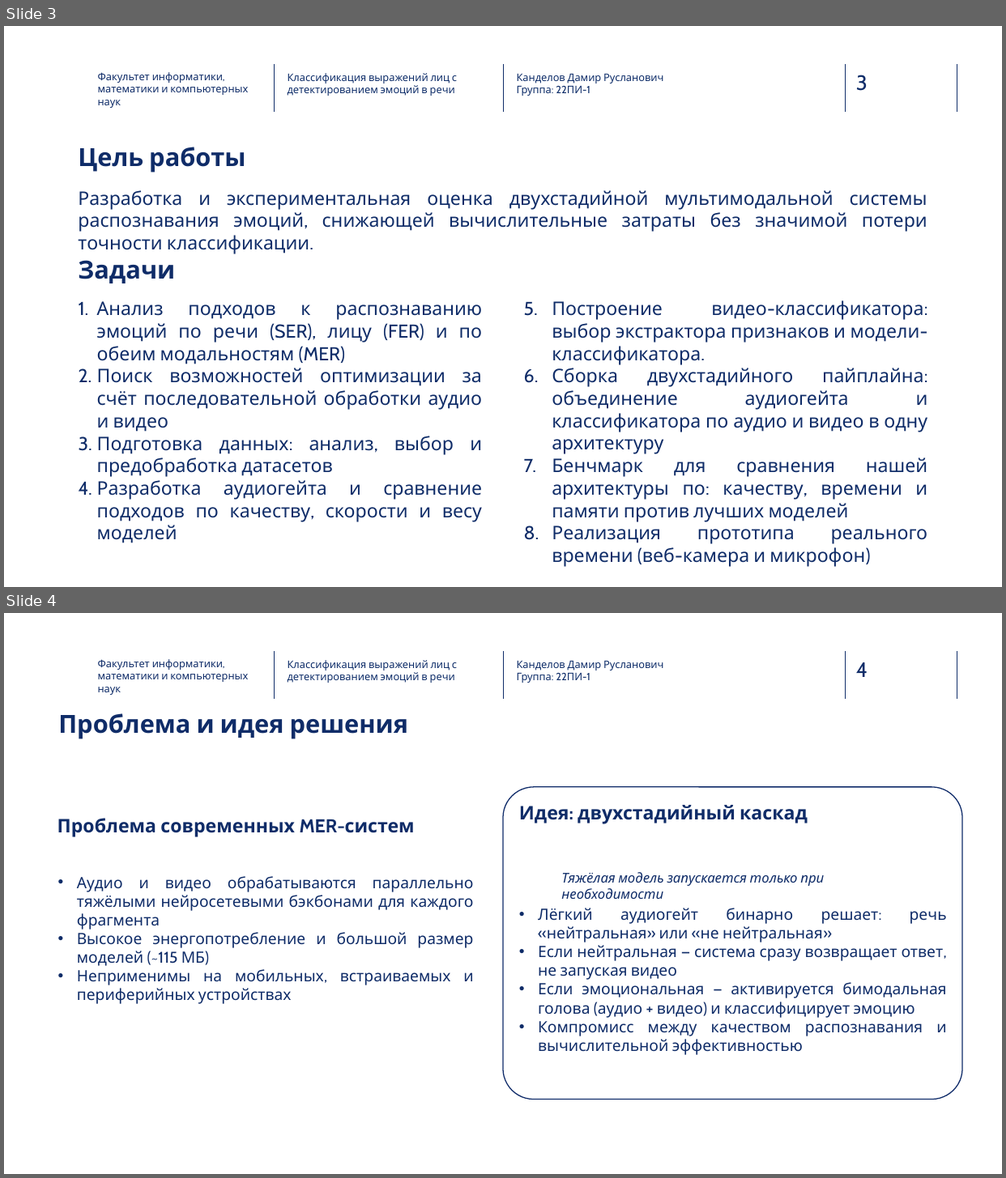
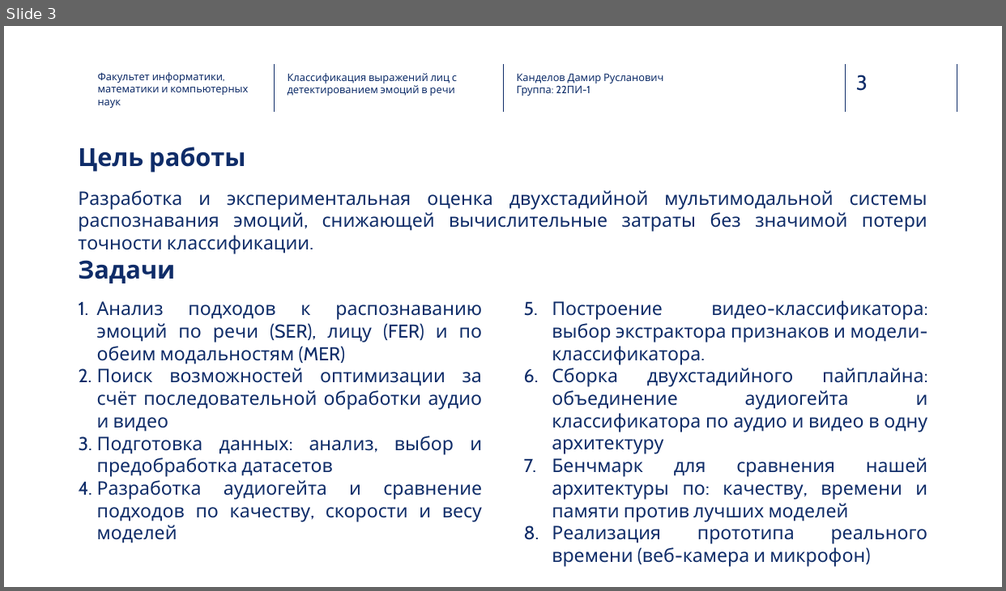
Before and after one commit to Kaparya/Classification-of-Facial-Expressions, a slide deck: Diploma_presentation.pptx. Shown one above the other, each under a label of ours: slides 3 and 4 before the commit, slide 3 after it. The pictures are 1006x1178 and 1006x591 pixels, drawn with LibreOffice and Linux fonts; fonts in the diff are those of the drawing; background and template pictures are left out. Boxes give left, top, right and bottom in pixels: in the first picture for what was removed or moved away, otherwise in the second. Text is boxed around its words. In the diff, an @@ line names an element or a change of style, - is before the commit and + after.

```diff
--- a/Diploma_presentation.pptx
+++ b/Diploma_presentation.pptx
@@ slide 4 removed at bbox=[4, 613, 1002, 1174], background picture (left out); not listed: 5 template elements that a slide beside it also shows @@
@@ text removed at bbox=[98, 659, 248, 695] @@
-Факультет информатики, математики и компьютерных наук
@@ text removed at bbox=[288, 660, 457, 683] @@
-Классификация выражений лиц с детектированием эмоций в речи
@@ text removed at bbox=[517, 660, 663, 683] @@
-Канделов Дамир Русланович
-Группа: 22ПИ-1
@@ text removed at bbox=[58, 713, 408, 739] @@
-Проблема и идея решения
@@ rounded rectangle removed at bbox=[503, 787, 963, 1100] @@
@@ text removed at bbox=[519, 805, 808, 824] @@
-Идея: двухстадийный каскад
@@ text removed at bbox=[57, 818, 415, 837] @@
-Проблема современных MER-систем
@@ text removed at bbox=[77, 876, 474, 1004] @@
-• Аудио и видео обрабатываются параллельно тяжёлыми нейросетевыми бэкбонами для каждого фрагмента
-• Высокое энергопотребление и большой размер моделей (~115 МБ)
-• Неприменимы на мобильных, встраиваемых и периферийных устройствах
@@ text removed at bbox=[561, 872, 824, 899] @@
-Тяжёлая модель запускается только при необходимости
@@ text removed at bbox=[538, 908, 947, 1055] @@
-• Лёгкий аудиогейт бинарно решает: речь «нейтральная» или «не нейтральная»
-• Если нейтральная — система сразу возвращает ответ, не запуская видео
-• Если эмоциональная — активируется бимодальная голова (аудио + видео) и классифицирует эмоцию
-• Компромисс между качеством распознавания и вычислительной эффективностью
```
Also in this commit, not shown: 6 slides changed, 6 slides added, 8 other slides removed, 1 other file.
